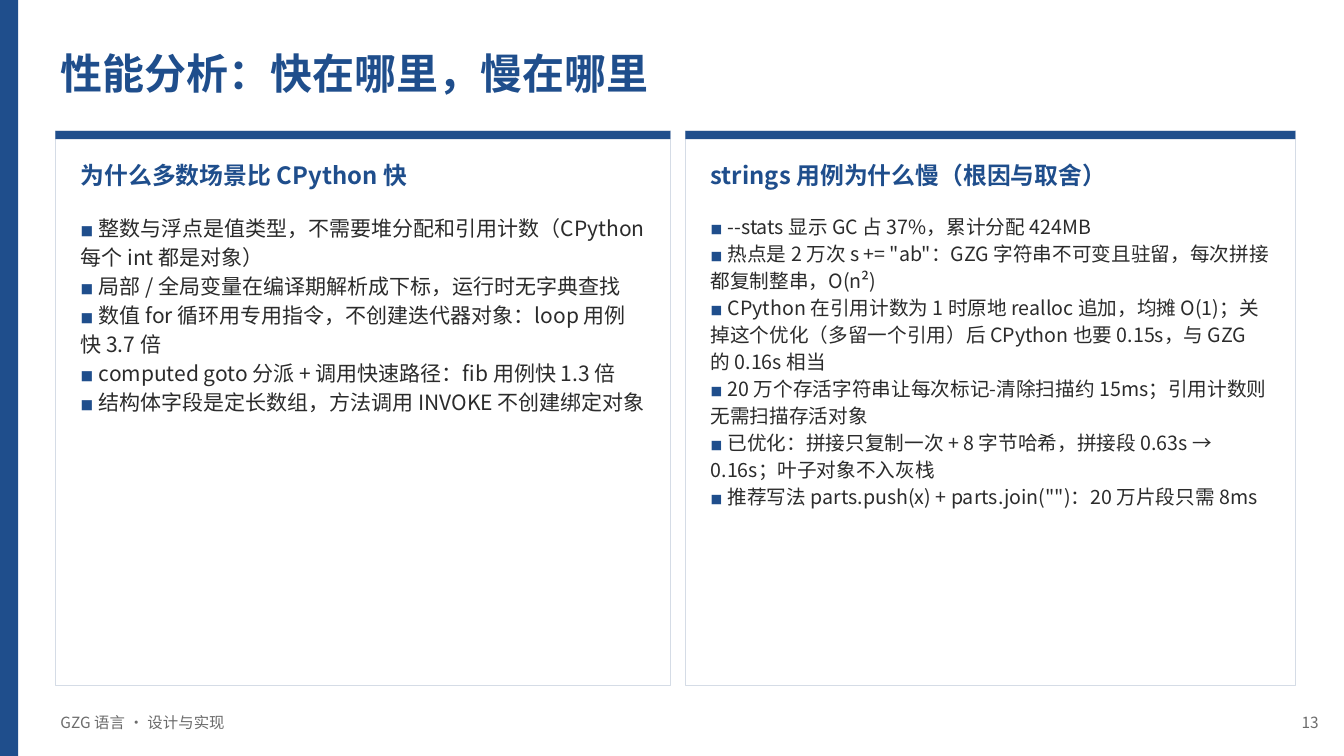
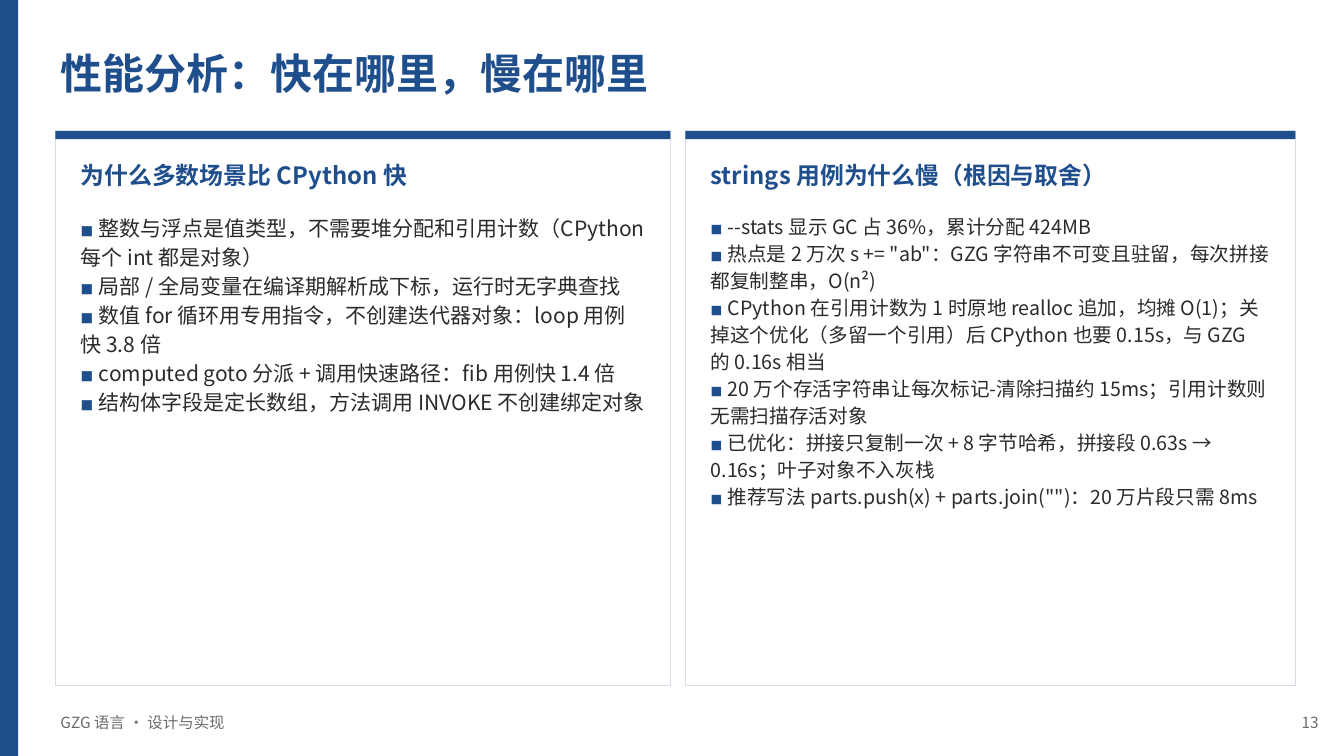
Before and after one commit to Lazyy-star/gzg-lang, a slide deck: slide 13 of docs/GZG语言介绍.pptx. Drawn at 1344x756 pixels with LibreOffice and Linux fonts; fonts in the diff are those of the drawing. Boxes give left, top, right and bottom in pixels: in the first picture for what was removed or moved away, otherwise in the second. Text is boxed around its words. In the diff, an @@ line names an element or a change of style, - is before the commit and + after.

```diff
--- a/docs/GZG语言介绍.pptx
+++ b/docs/GZG语言介绍.pptx
@@ text at bbox=[728, 217, 1091, 236]: text changed @@
-■ --stats 显示 GC 占 37%，累计分配 424MB
+■ --stats 显示 GC 占 36%，累计分配 424MB
@@ text at bbox=[81, 305, 626, 386]: text changed @@
-■ 数值 for 循环用专用指令，不创建迭代器对象：loop 用例快 3.7 倍
-■ computed goto 分派 + 调用快速路径：fib 用例快 1.3 倍
+■ 数值 for 循环用专用指令，不创建迭代器对象：loop 用例快 3.8 倍
+■ computed goto 分派 + 调用快速路径：fib 用例快 1.4 倍
```
Also in this commit, not shown: 11 other slides changed, 3 other files.
